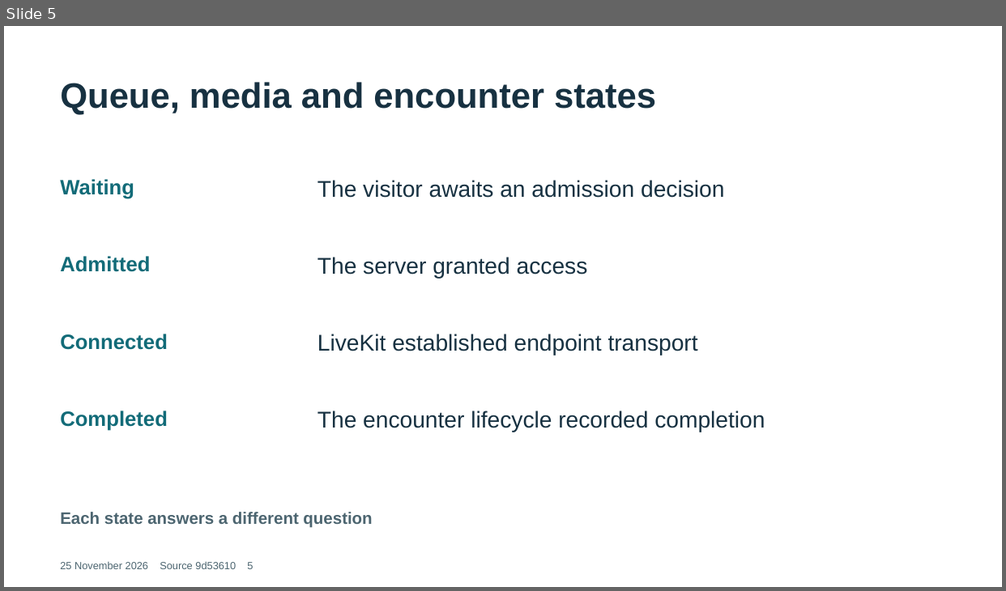
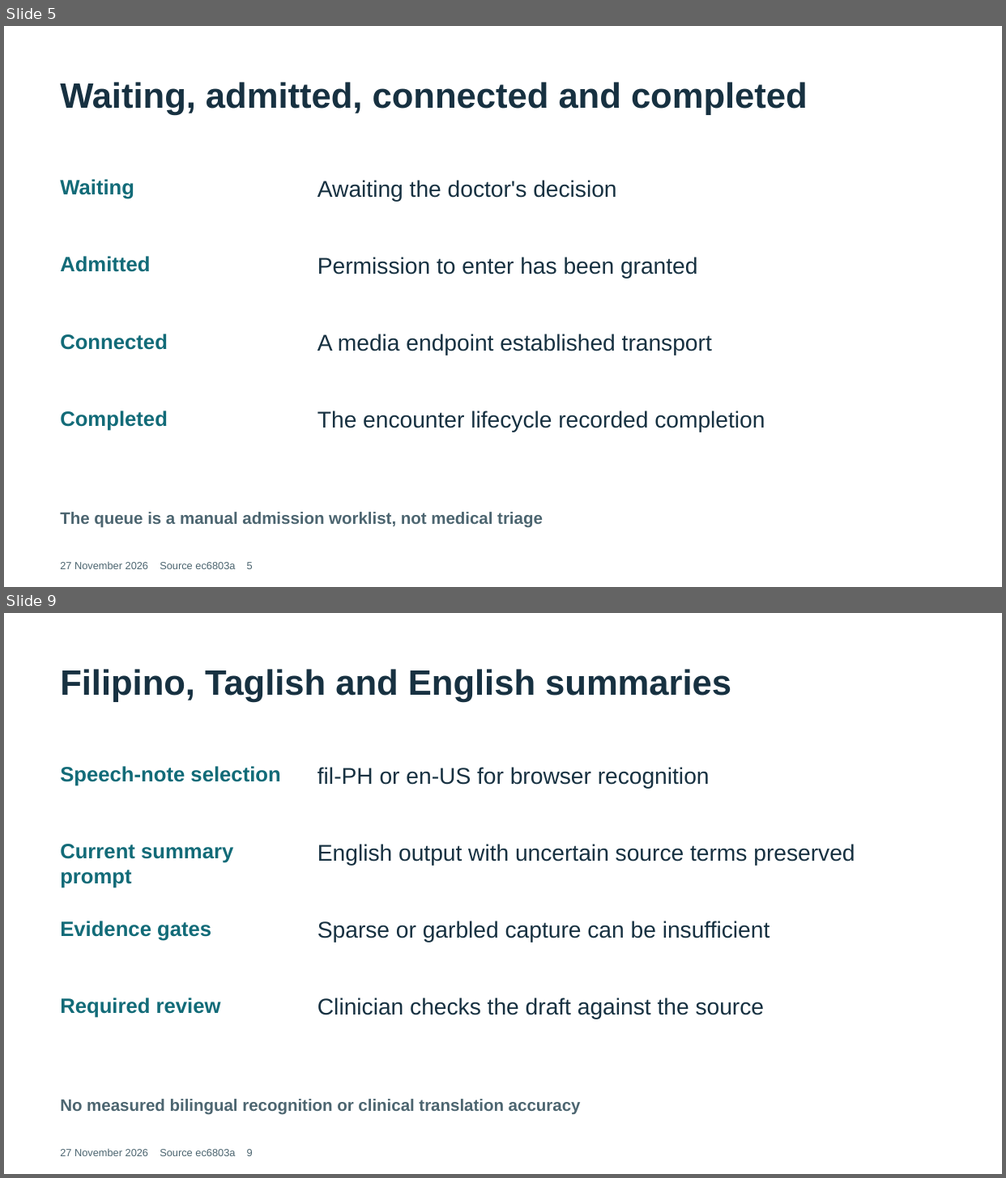
Before and after one commit to Garrette27/Livekit, a slide deck: docs/thesis-defense/TeleConsole-Waiting-Queue-and-Title-Defense.pptx. Shown one above the other, each under a label of ours: slide 5 before the commit, slides 5 and 9 after it; the slides between them are not shown. The pictures are 1006x591 and 1006x1178 pixels, drawn with LibreOffice and Linux fonts; fonts in the diff are those of the drawing. Boxes give left, top, right and bottom in pixels: in the first picture for what was removed or moved away, otherwise in the second. Text is boxed around its words. In the diff, an @@ line names an element or a change of style, - is before the commit and + after.

Commit message:
docs: rebuild 259-page manuscript, 97 ranked panel answers and verified demo defense pack

```diff
--- a/docs/thesis-defense/TeleConsole-Waiting-Queue-and-Title-Defense.pptx
+++ b/docs/thesis-defense/TeleConsole-Waiting-Queue-and-Title-Defense.pptx
@@ slide 9 added at bbox=[4, 613, 1002, 1174], background #FFFFFF @@
@@ text added at bbox=[60, 669, 731, 702], 34 pt, text #173141, bold @@
+Filipino, Taglish and English summaries
@@ text added at bbox=[60, 766, 280, 786], 20 pt, text #126B78, bold @@
+Speech-note selection
@@ text added at bbox=[317, 767, 710, 789], 22 pt, text #173141 @@
+fil-PH or en-US for browser recognition
@@ text added at bbox=[60, 844, 233, 888], 20 pt, text #126B78, bold @@
+Current summary prompt
@@ text added at bbox=[317, 844, 854, 866], 22 pt, text #173141 @@
+English output with uncertain source terms preserved
@@ text added at bbox=[60, 921, 211, 941], 20 pt, text #126B78, bold @@
+Evidence gates
@@ text added at bbox=[317, 921, 770, 943], 22 pt, text #173141 @@
+Sparse or garbled capture can be insufficient
@@ text added at bbox=[60, 998, 221, 1018], 20 pt, text #126B78, bold @@
+Required review
@@ text added at bbox=[317, 998, 765, 1020], 22 pt, text #173141 @@
+Clinician checks the draft against the source
@@ text added at bbox=[60, 1099, 581, 1115], 16 pt, text #4C6570, bold @@
+No measured bilingual recognition or clinical translation accuracy
@@ text added at bbox=[60, 1149, 253, 1157], 10 pt, text #4C6570 @@
+27 November 2026 Source ec6803a 9
@@ slide 5 changed as well @@
@@ text at bbox=[60, 82, 808, 115]: text changed @@
-Queue, media and encounter states
+Waiting, admitted, connected and completed
@@ text at bbox=[317, 180, 616, 202]: text changed @@
-The visitor awaits an admission decision
+Awaiting the doctor's decision
@@ text at bbox=[317, 257, 698, 279]: text changed @@
-The server granted access
+Permission to enter has been granted
@@ text at bbox=[317, 334, 712, 356]: text changed @@
-LiveKit established endpoint transport
+A media endpoint established transport
@@ text at bbox=[60, 512, 543, 528]: text changed @@
-Each state answers a different question
+The queue is a manual admission worklist, not medical triage
@@ text at bbox=[60, 562, 253, 570]: text changed @@
-25 November 2026 Source 9d53610 5
+27 November 2026 Source ec6803a 5
```
Also in this commit, not shown: 7 other slides changed, 5 other slides added, 6 slides removed, 32 other files.
